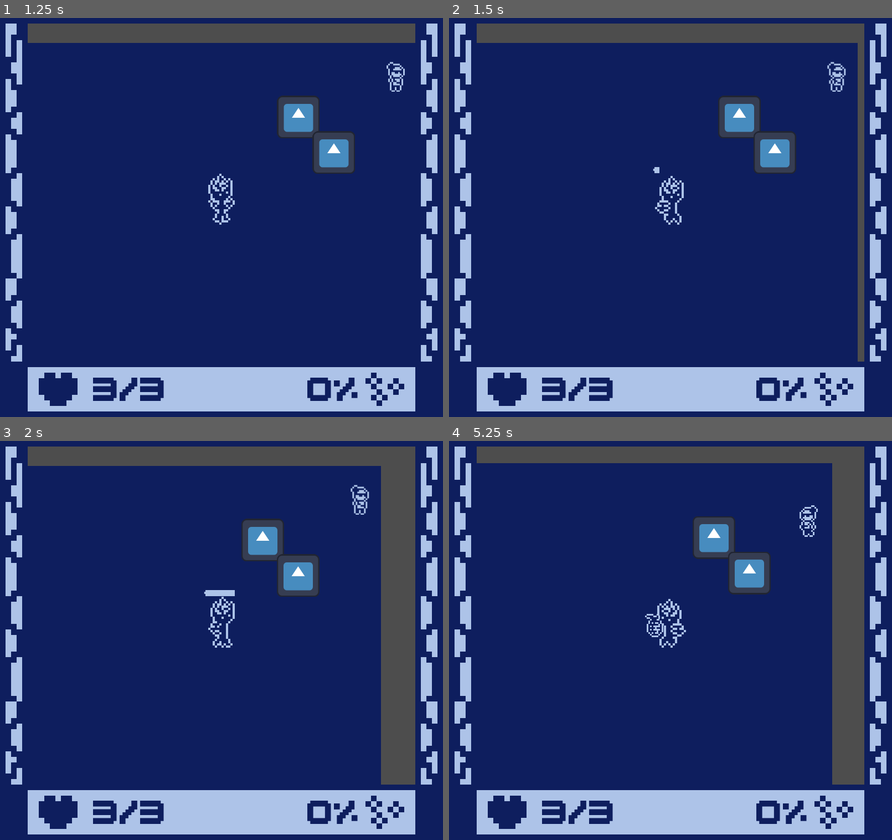
Above: before the commit, frames 1-4 (two rows, left to right).
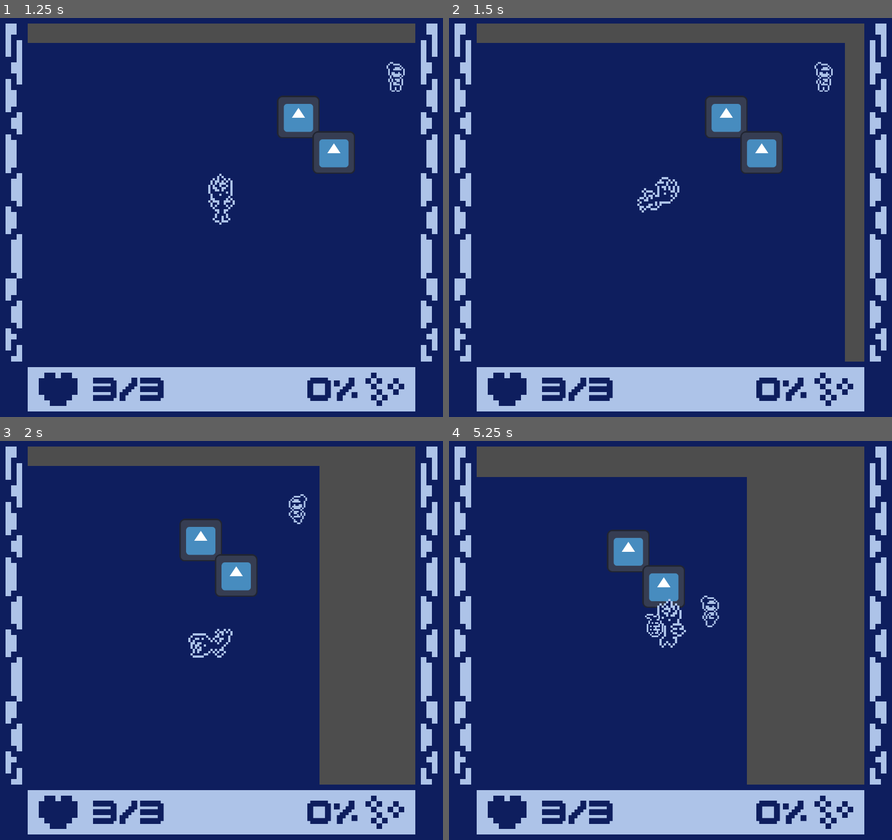
Above: after the commit, the same moments.

Repository: Shibe53/kabluem
Game: Godot game, scene res://UI/main_menu.tscn
Same seed, same stepped clock (60 frames per second), same inputs: the game is played once before the commit and once after it. The engine's default icon, where the game draws it, is replaced by a stand-in: a white triangle on a blue panel in a dark square.
Inputs (mouse positions are in pixels of both pictures, inside the frame that each line leads up to):
- Up to frame 1 (1.25 s): click (203, 157) at 0.5 s
- Up to frame 2 (1.5 s): tap Enter at 1.25 s; move the mouse to (767, 197) at 1.27 s; press the mouse at (767, 197) at 1.28 s; hold Right (ui_right) from 1.28 s (still down); right-click (767, 197) at 1.35 s
- Up to frame 3 (2 s): keep holding Right (ui_right)
- Up to frame 4 (5.25 s): move the mouse to (581, 660) at 2.02 s; release Right (ui_right) at 2.03 s; release the mouse at (581, 660) at 2.03 s; hold Down (ui_down) 2.03-2.78 s; click (581, 660) at 2.1 s; right-click (581, 660) at 2.3 s; move the mouse to (714, 552) at 2.77 s; press the mouse at (714, 552) at 2.78 s; hold Right (ui_right) 2.78-3.53 s; right-click (714, 552) at 2.85 s; move the mouse to (648, 720) at 3.52 s; release the mouse at (648, 720) at 3.53 s; hold Up (ui_up) 3.53-4.28 s; click (648, 720) at 3.6 s; right-click (648, 720) at 3.8 s; move the mouse to (803, 700) at 4.27 s; press the mouse at (803, 700) at 4.28 s; hold Left (ui_left) from 4.28 s (still down); right-click (803, 700) at 4.35 s; move the mouse to (537, 580) at 5.02 s; release the mouse at (537, 580) at 5.03 s; click (537, 580) at 5.1 s

Frame 1 is identical in both runs. In frame 2, 4.7% of the frame differs, in the area x 42-93%, y 6-87%; in frame 3, 16%; in frame 4, 21%, in the area x 6-87%, y 5-87%.

Commit message:
QoL can exit charge by dodging

Diff:
--- a/Player/player.gd
+++ b/Player/player.gd
@@ -92,6 +92,11 @@
 		throwCDTimer.start(THROW_COOLDOWN)
 		chargeMeter.visible = false
 		state = MOVE
+	elif Input.is_action_just_pressed("dodge"):
+		charge = 0
+		chargeMeter.value = charge
+		chargeMeter.visible = false
+		state = DODGE
 
 func _on_throw_cooldown_timer_timeout() -> void:
 	onThrowCooldown = false
